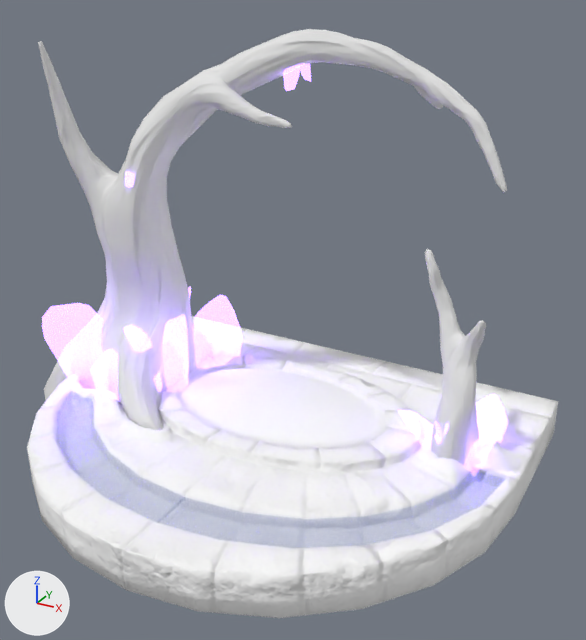
Before and after pictures for a commit that changed the FBX model Assets/FBX/Obstacles/Portal.fbx.
The view is the same before and after, from a camera (50 mm lens) standing at (3.58, -6.36, 4.14) and looking at (0.34, -0.46, 1.19). Arrows for +X, +Y and +Z are at lower left; the lights stay in place. Where no turn or scale is listed for an object, it has been applied to the vertices.

Objects in the first picture: 'Crystal', 'LPPortalBase', 'LPPortalTree', 'WaterPlane'.
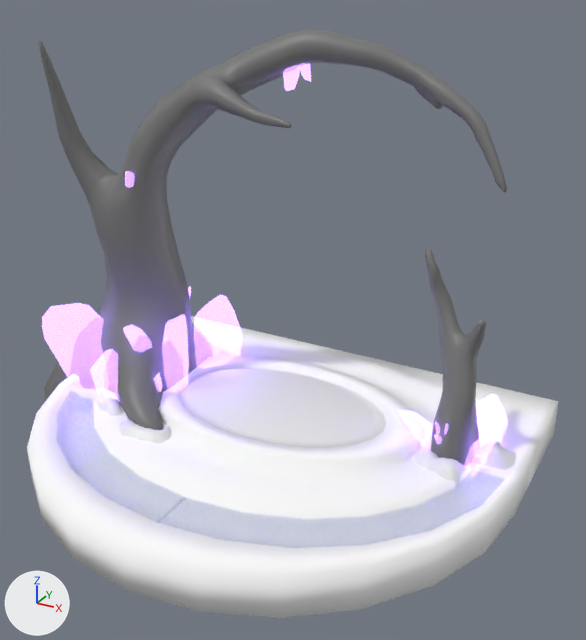
Where the change shows, as pixel boxes (x1, y1, x2, y2) in the pictures (586 x 640 px):
'LPPortalTree', recoloured (white to grey)
    both: (38, 29, 507, 466)
part 1 of me_lpportalbase, recoloured
    both: (27, 316, 559, 618)
part 2 of me_lpportalbase, recoloured
    both: (178, 368, 387, 448)
part 3 of me_lpportalbase, recoloured
    both: (510, 460, 527, 478)

What changed in the scene script:
```text
Add mat_rockmat_001:
    mat_rockmat_001 = principled_material('RockMat.001')
    mat_rockmat_001.base_color = (1.0, 1.0, 1.0)  # white #ffffff
    mat_rockmat_001.metallic = 0.1
    mat_rockmat_001.roughness = 0.9
Add mat_grassdirtmat:
    mat_grassdirtmat = principled_material('GrassDirtMat')
    mat_grassdirtmat.base_color = (0.8, 0.8, 0.8)  # white #e7e7e7
Add mat_bake:
    mat_bake = principled_material('BAKE')
    mat_bake.base_color = (0.179, 0.179, 0.179)  # grey #757575
Change me_lpportalbase:
    where me_lpportalbase.from_pydata(...)  # 756 vertices, 709 faces; spans x -2.43..2.43, y -2.59..1.4, z -0.39..0.18
    used by ob_lpportalbase; location = (0.0, 0.0, 0.0)
    me_lpportalbase part 1: all 355 faces that had it switch from mat_rockmat to mat_rockmat_001 (white #ffffff)
    me_lpportalbase part 2: all 48 faces that had it switch from mat_dirtmat to mat_grassdirtmat (white #e7e7e7)
    me_lpportalbase part 3: the 1 face centred in x 2.39, y -0.02, z 0.0 switches from mat_brokenrock to mat_rockmat_001 (white #ffffff)
Change me_lpportaltree:
    where me_lpportaltree.from_pydata(...)  # 829 vertices, 841 faces; spans x -2.83..2.04, y -1.17..0.75, z -0.59..3.63
    remove me_lpportaltree.materials.append(mat_logmat)
    add me_lpportaltree.materials.append(mat_bake)  # grey #757575
```
